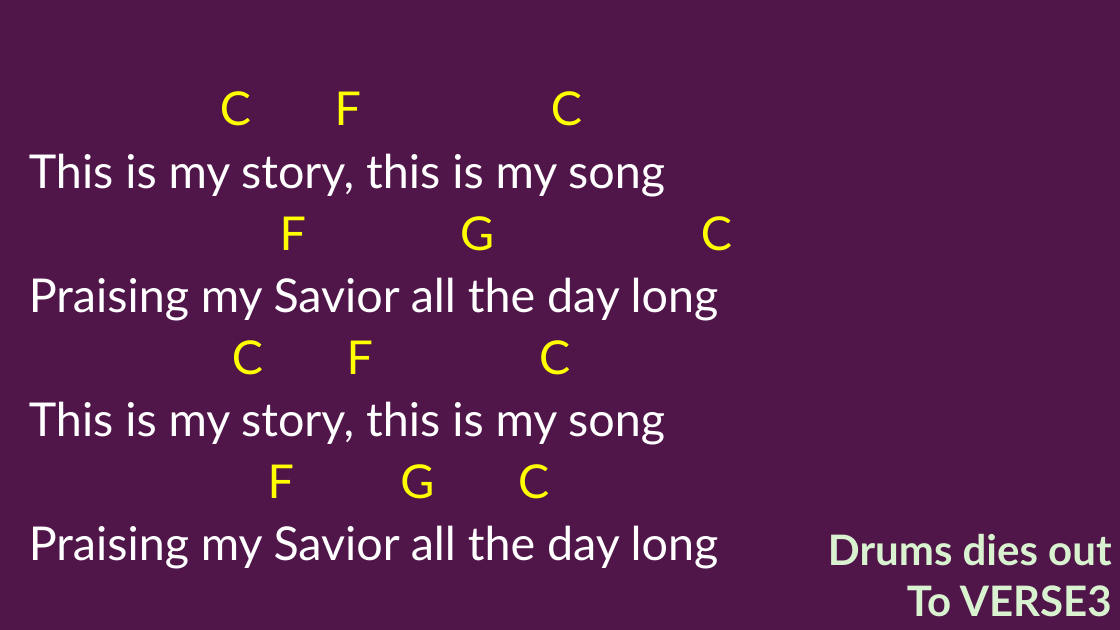
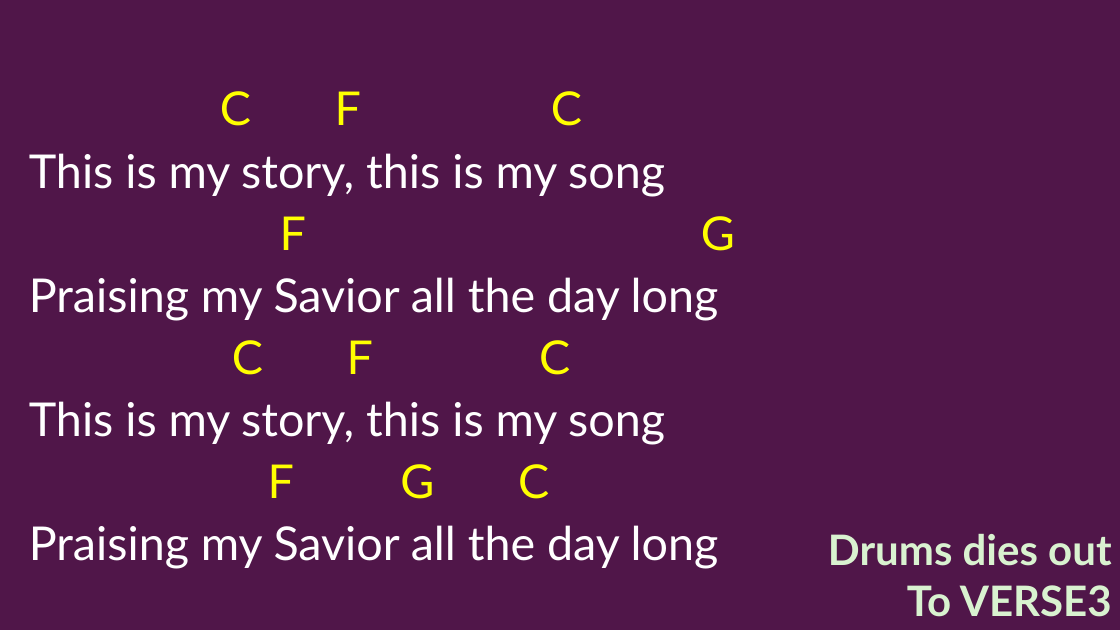
Before and after one commit to kendall412/worship, a slide deck: slide 5 of Blessed Assurance-CH.pptx. Drawn at 1120x630 pixels with LibreOffice and Linux fonts; fonts in the diff are those of the drawing. Boxes give left, top, right and bottom in pixels: in the first picture for what was removed or moved away, otherwise in the second. Text is boxed around its words. In the diff, an @@ line names an element or a change of style, - is before the commit and + after.

```diff
--- a/Blessed Assurance-CH.pptx
+++ b/Blessed Assurance-CH.pptx
@@ subtitle at (280, 216, 735, 251): text changed @@
-F G C
+F G
```
Also in this commit, not shown: 4 other slides changed, 7 other files.
